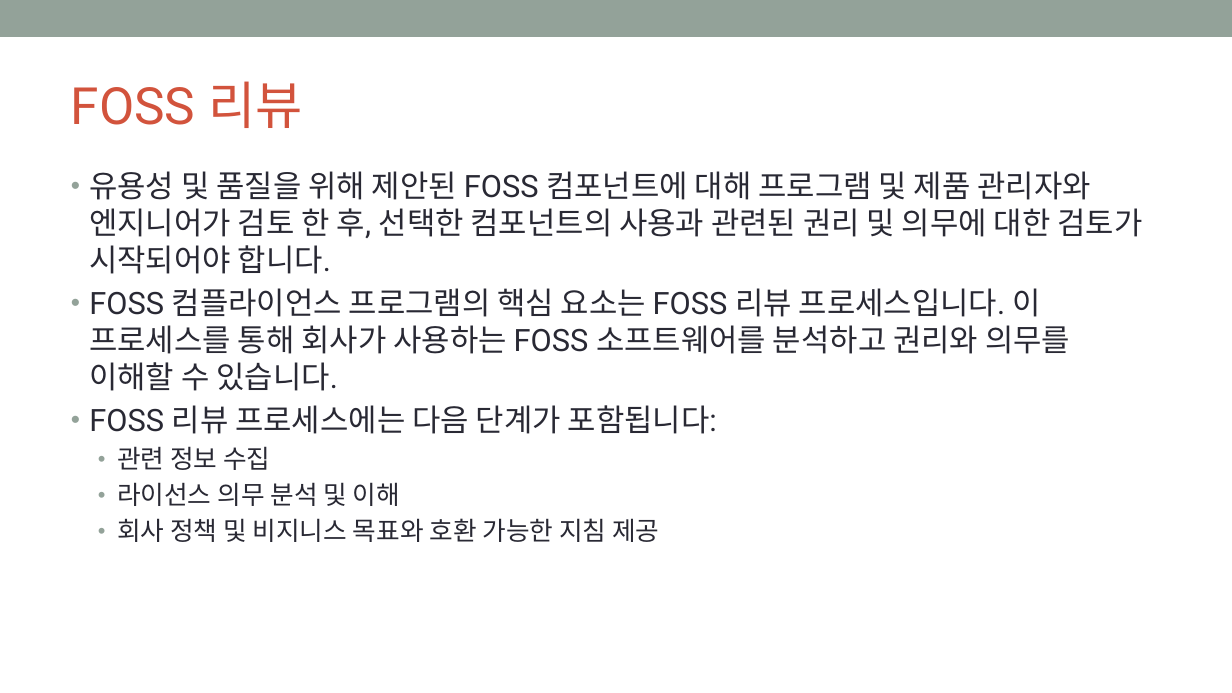
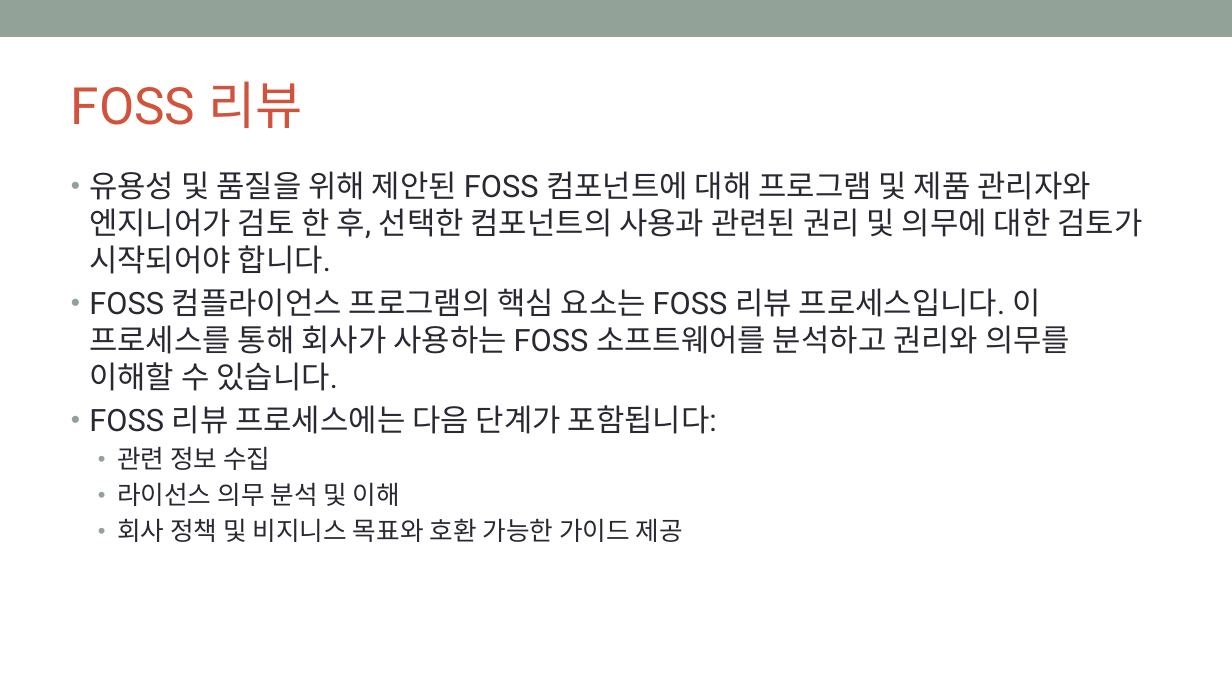
Before and after one commit to OpenChain-KWG/Curriculum-Translation-KR, a slide deck: slide 43 of target/slides/openchain-curriculum-for-1-1.pptx. Drawn at 1232x693 pixels with LibreOffice and Linux fonts; fonts in the diff are those of the drawing; background and template pictures are left out. Boxes give left, top, right and bottom in pixels: in the first picture for what was removed or moved away, otherwise in the second. Text is boxed around its words. In the diff, an @@ line names an element or a change of style, - is before the commit and + after.

```diff
--- a/target/slides/openchain-curriculum-for-1-1.pptx
+++ b/target/slides/openchain-curriculum-for-1-1.pptx
@@ text at (117,518,683,542): text changed @@
-  • 회사 정책 및 비지니스 목표와 호환 가능한 지침 제공
+  • 회사 정책 및 비지니스 목표와 호환 가능한 가이드 제공
```
Also in this commit, not shown: 10 other slides changed, 8 other files.
